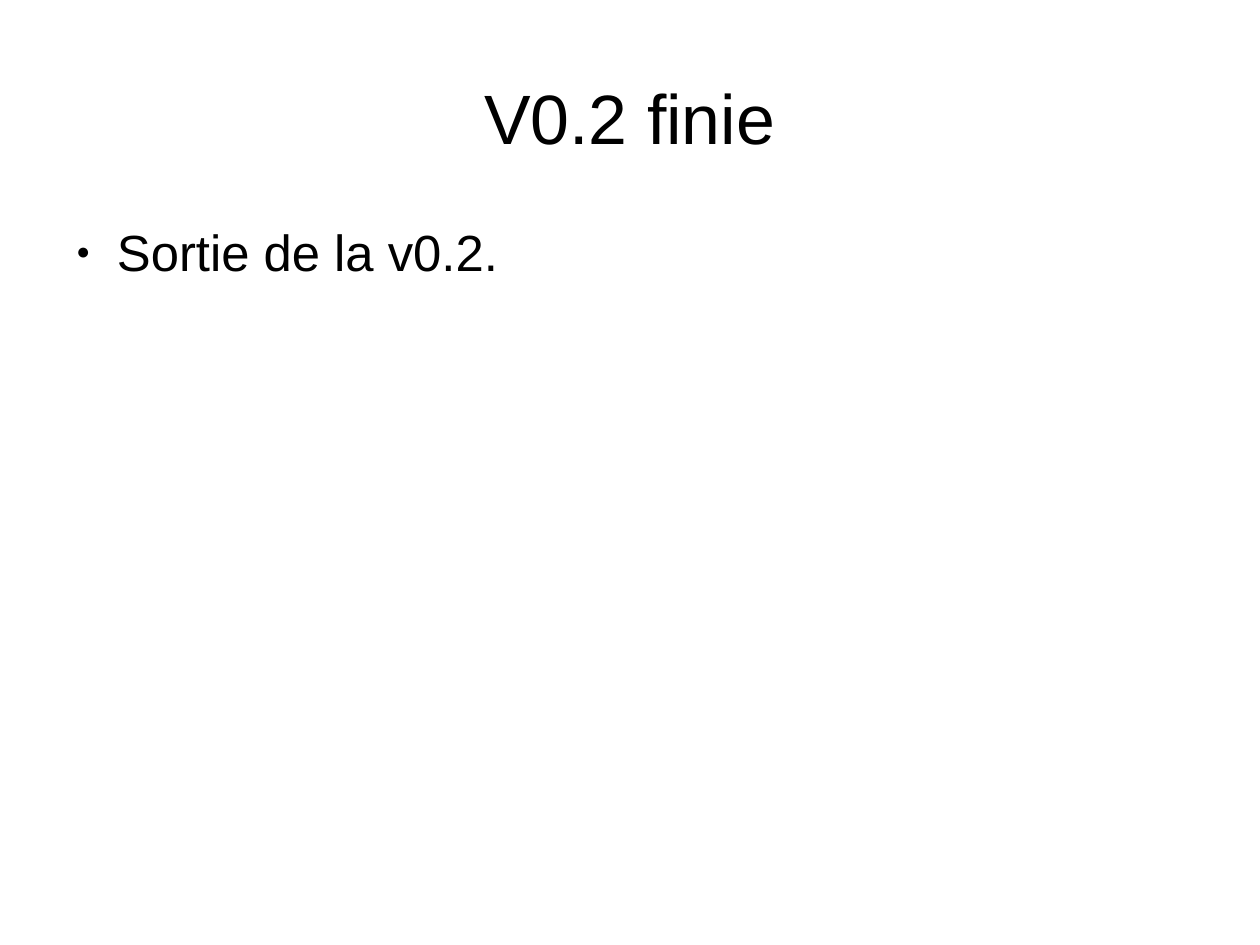
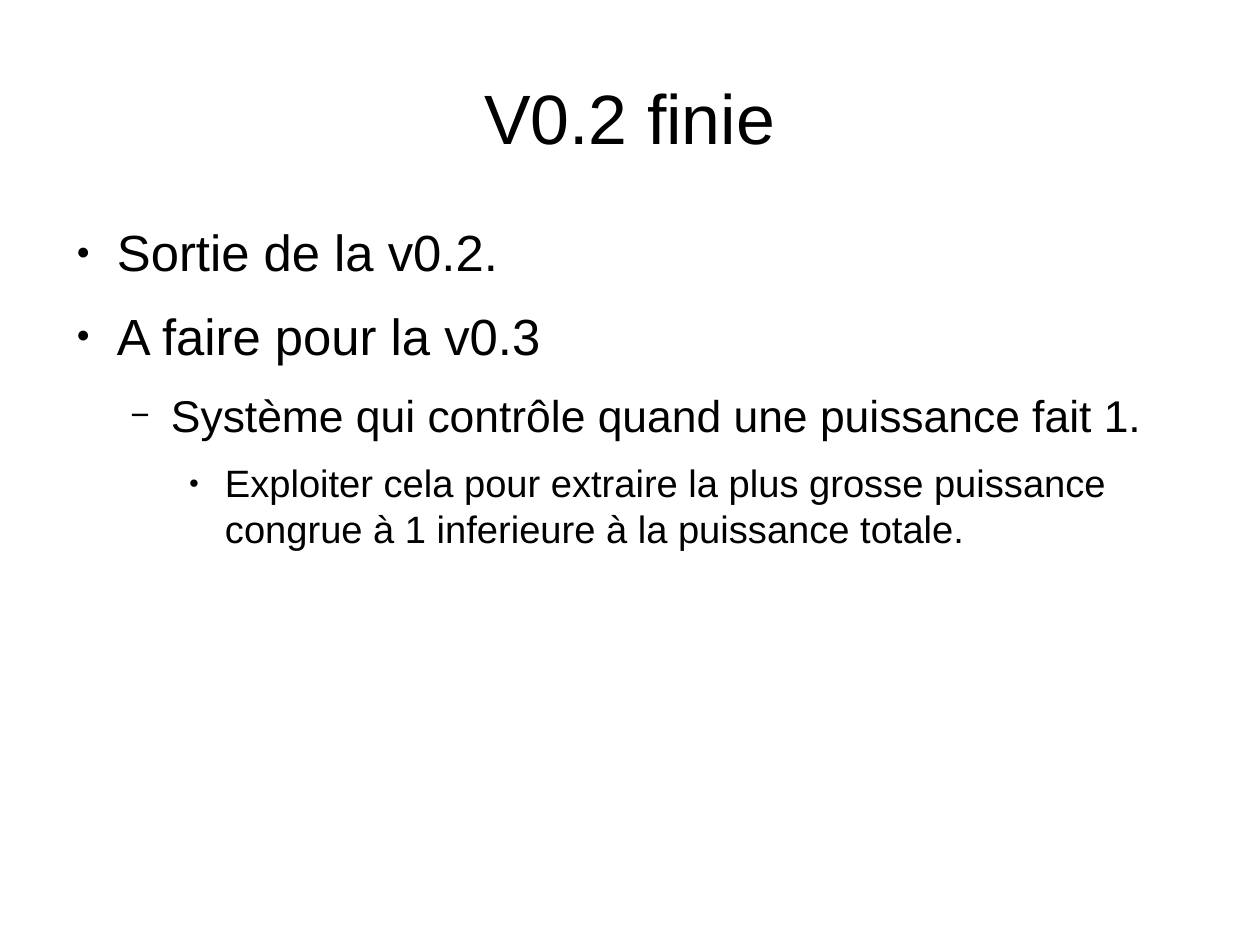
Before and after one commit to CallisteHanriat/congru, a slide deck: slide 13 of schema_congru.odp. Drawn at 1260x945 pixels with LibreOffice and Linux fonts; fonts in the diff are those of the drawing. Boxes give left, top, right and bottom in pixels: in the first picture for what was removed or moved away, otherwise in the second. Text is boxed around its words. In the diff, an @@ line names an element or a change of style, - is before the commit and + after.

```diff
--- a/schema_congru.odp
+++ b/schema_congru.odp
@@ text at (117, 318, 1141, 551): paragraphs added @@
+● A faire pour la v0.3
+  − Système qui contrôle quand une puissance fait 1.
+    ● Exploiter cela pour extraire la plus grosse puissance congrue à 1 inferieure à la puissance totale.
```
